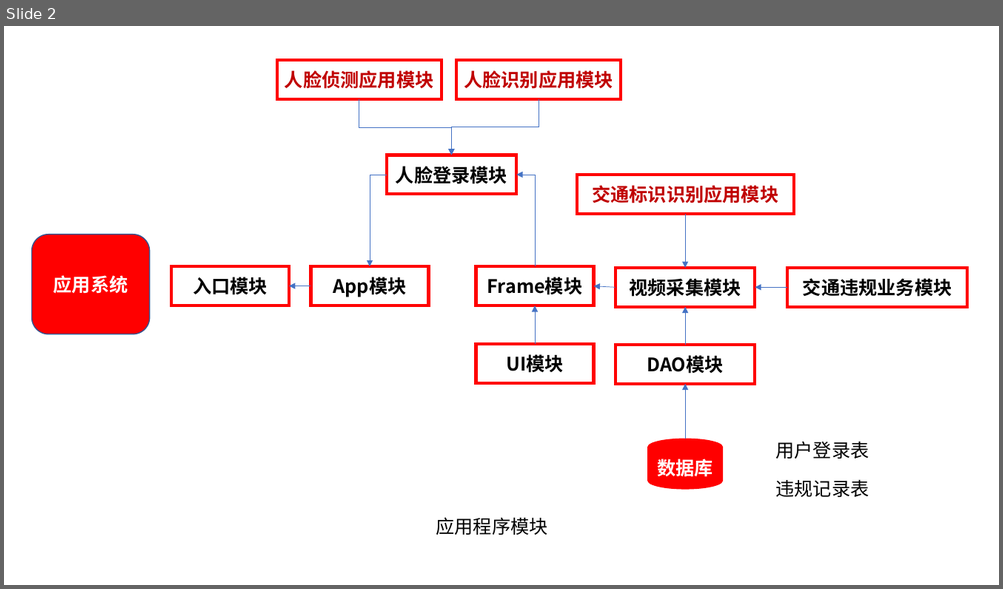
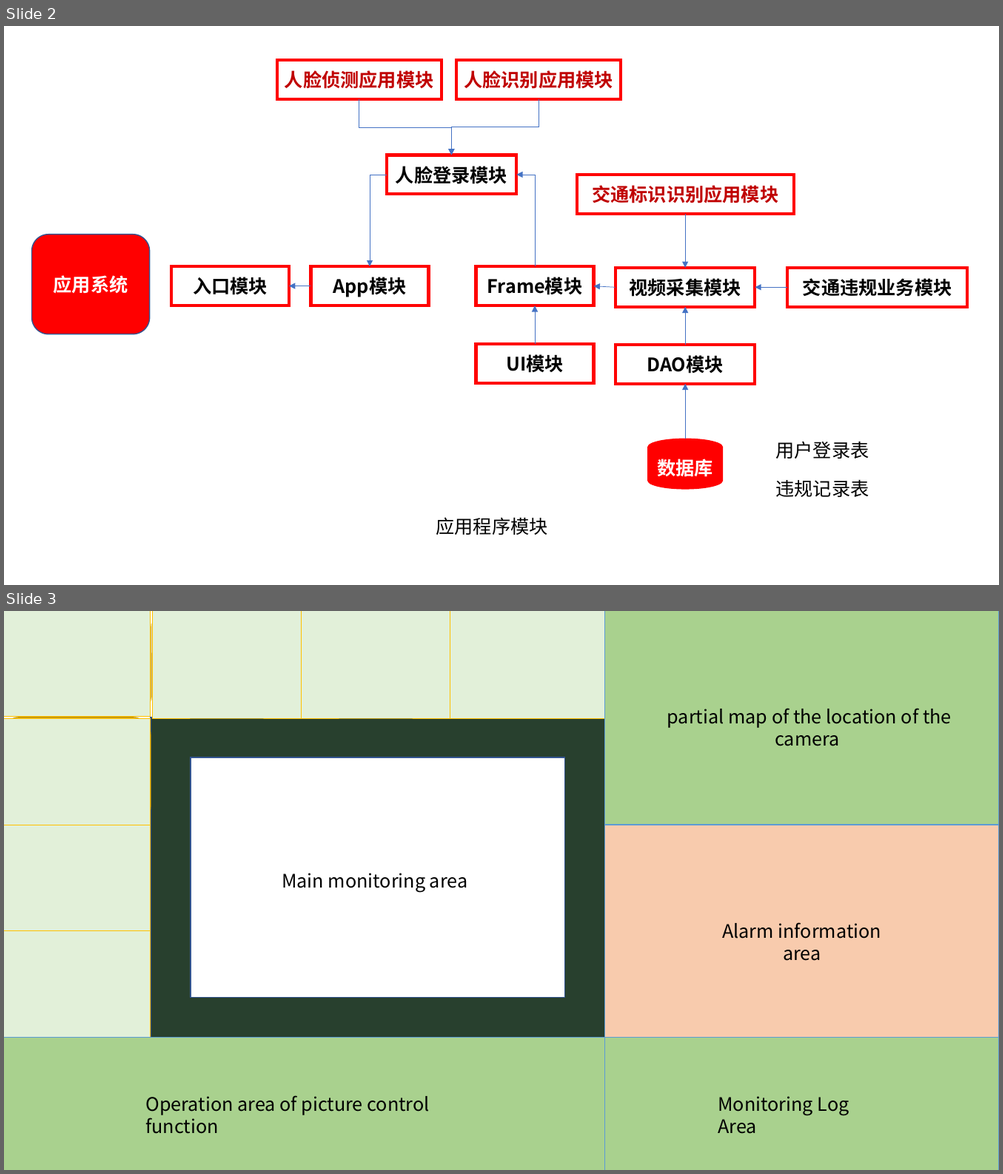
Before and after one commit to axiat/IRCRA, a slide deck: Design:10.08/ProgramStructure.pptx. Shown one above the other, each under a label of ours: slide 2 before the commit, slides 2 and 3 after it. The pictures are 1003x589 and 1003x1174 pixels, drawn with LibreOffice and Linux fonts; fonts in the diff are those of the drawing. Boxes give left, top, right and bottom in pixels: in the first picture for what was removed or moved away, otherwise in the second. Text is boxed around its words. In the diff, an @@ line names an element or a change of style, - is before the commit and + after.

```diff
--- a/Design:10.08/ProgramStructure.pptx
+++ b/Design:10.08/ProgramStructure.pptx
@@ slide 3 added at bbox=[4, 611, 999, 1170], background #FFFFFF @@
@@ group added at bbox=[4, 611, 605, 1038]: 7 rectangles, 5 rounded rectangles, 1 frame, 1 text @@
+Main monitoring area
@@ rectangle added at bbox=[605, 611, 999, 823], fill #A9D18E, outline #5B9BD5 0.5 pt @@
@@ text added at bbox=[667, 708, 951, 746], 18 pt, text #000000 @@
+partial map of the location of the camera
@@ rectangle added at bbox=[605, 825, 999, 1038], fill #F8CBAD, outline #5B9BD5 0.5 pt @@
@@ text added at bbox=[722, 923, 881, 961], 18 pt, text #000000 @@
+Alarm information area
@@ rectangle added at bbox=[4, 1038, 605, 1170], fill #A9D18E, outline #5B9BD5 0.5 pt @@
@@ rectangle added at bbox=[605, 1038, 999, 1170], fill #A9D18E, outline #5B9BD5 0.5 pt @@
@@ text added at bbox=[146, 1096, 429, 1134], 18 pt, text #000000 @@
+Operation area of picture control function
@@ text added at bbox=[717, 1096, 849, 1134], 18 pt, text #000000 @@
+Monitoring Log Area
```
Also in this commit, not shown: 7 other files.
